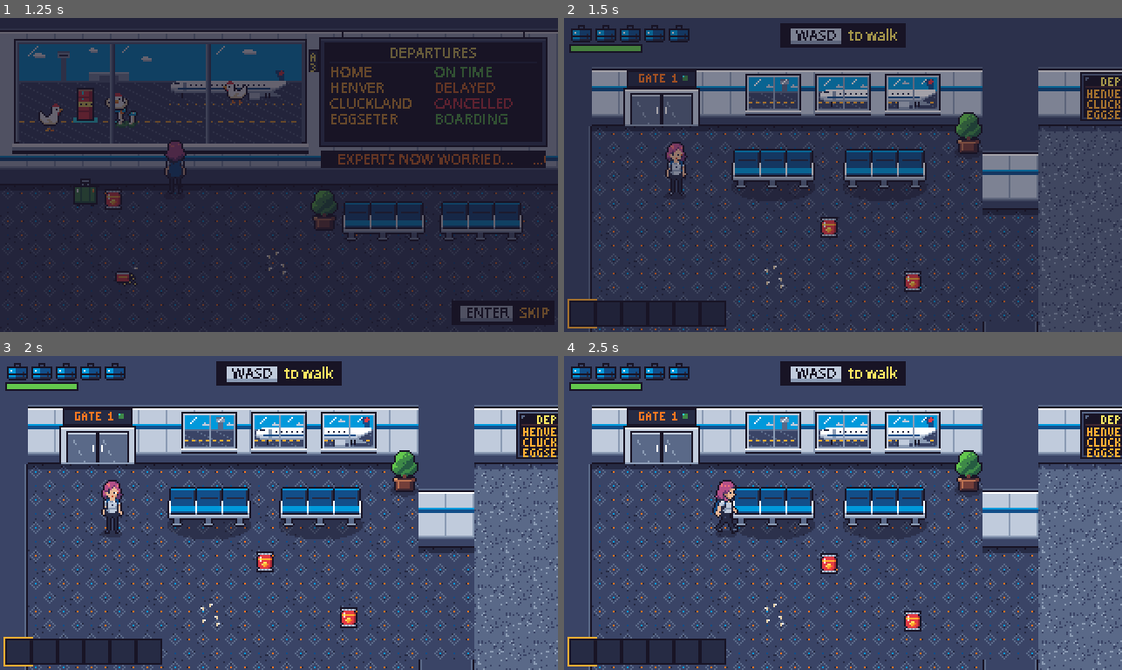
Above: before the commit, frames 1-4 (two rows, left to right).
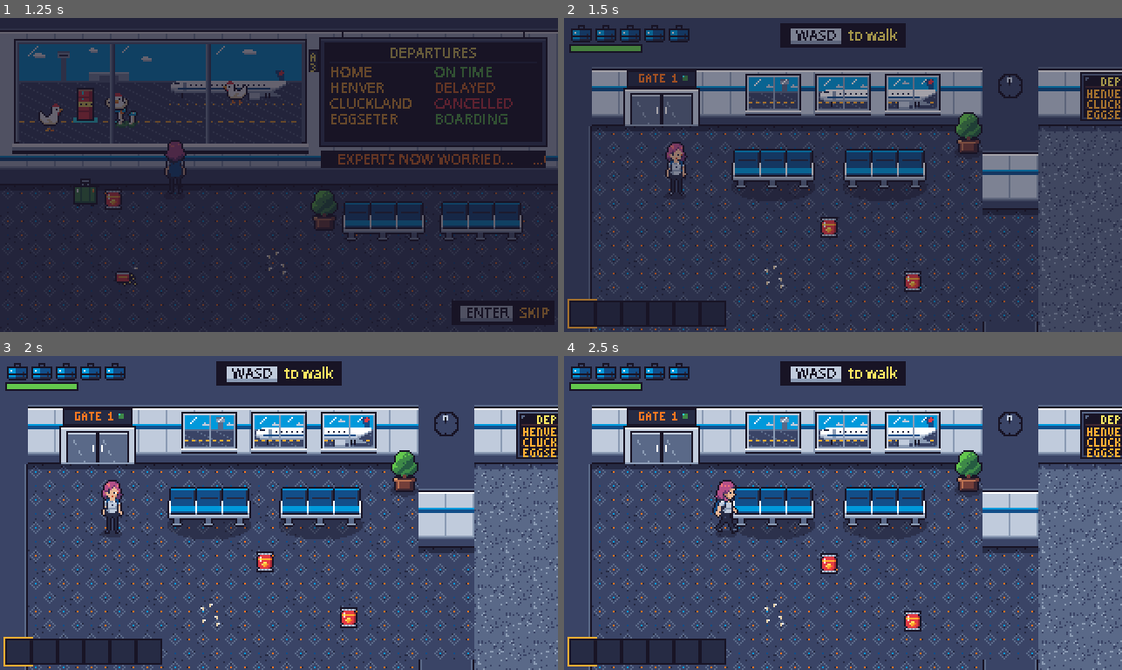
Above: after the commit, the same moments.

Repository: mvdmakesthings/PlanePoultryPanic
Game: Godot game, scene res://scenes/ui/main_menu.tscn
The game is run twice, just before and just after one commit, with the same random seed, the same clock (stepped at 60 frames per second) and the same inputs.
Inputs (mouse positions are in pixels of both pictures, inside the frame that each line leads up to):
- Up to frame 1 (1.25 s): tap Enter (ui_accept) at 0.5, 0.77, 1.07 s; move the mouse to (401, 159) at 0.52 s; hold D (move_right) from 0.53 s (still down); hold G (drop_item) from 0.53 s (still down); click (401, 159) at 0.67 s
- Up to frame 2 (1.5 s): release D (move_right) at 1.25 s; release G (drop_item) at 1.25 s; drag from (731, 190) to (815, 237) at 1.27 s
- Up to frame 3 (2 s): no input
- Up to frame 4 (2.5 s): move the mouse to (898, 443) at 2.02 s; hold D (move_right) from 2.03 s (still down); hold F (interact) from 2.03 s (still down)

Frame 1 is identical in both runs. In frame 2, 0.1% of the frame differs, in the area x 77-83%, y 17-26%; in frame 3, 0.1%; in frame 4, 0.1%.

Commit message:
Add airport dressing: 7 new prop sprites, scenes, and populated levels
New sheets via tools/sprites pipeline: luggage_scale, flight_kiosk,
wall_clock, notice_board, sign_gantry, gate_totem, atm.
New StaticBody2D prop scenes (nav-blocking) for luggage_scale,
flight_kiosk, gate_totem, atm; wall decor (clock, notice board, gantry)
placed as inline sprites. All 5 levels get more seats, plants, bins
and stanchions plus the new dressing, placed against their MAP grids.

Diff:
--- a/game/scenes/levels/level_01_arrivals.tscn
+++ b/game/scenes/levels/level_01_arrivals.tscn
@@ -28,6 +28,14 @@
 [ext_resource type="PackedScene" path="res://scenes/objects/secret_stash.tscn" id="s5_secret"]
 [ext_resource type="PackedScene" path="res://scenes/objects/fuel_drum.tscn" id="s6_secret"]
 [ext_resource type="Texture2D" path="res://assets/sprites/posters.png" id="s7_secret"]
+[ext_resource type="PackedScene" path="res://scenes/objects/luggage_scale.tscn" id="90_scale"]
+[ext_resource type="PackedScene" path="res://scenes/objects/flight_kiosk.tscn" id="91_kiosk"]
+[ext_resource type="PackedScene" path="res://scenes/objects/gate_totem.tscn" id="92_totem"]
+[ext_resource type="PackedScene" path="res://scenes/objects/atm.tscn" id="93_atm"]
+[ext_resource type="PackedScene" path="res://scenes/objects/trash_bin.tscn" id="97_bin"]
+[ext_resource type="Texture2D" path="res://assets/sprites/wall_clock.png" id="98_clock"]
+[ext_resource type="Texture2D" path="res://assets/sprites/notice_board.png" id="99_board"]
+[ext_resource type="Texture2D" path="res://assets/sprites/sign_gantry.png" id="9a_gantry"]
 
 [node name="Level01Arrivals" type="Node2D"]
 script = ExtResource("1_level")
@@ -371,6 +379,37 @@
 [node name="CheckpointStaffRoom" parent="Entities" instance=ExtResource("20_checkpoint")]
 position = Vector2(132, 462)
 id = "staff_room"
+
+[node name="FlightKioskHall" parent="Entities" instance=ExtResource("91_kiosk")]
+position = Vector2(300, 264)
+
+[node name="FlightKioskGate" parent="Entities" instance=ExtResource("91_kiosk")]
+position = Vector2(756, 190)
+
+[node name="CurrencyAtm" parent="Entities" instance=ExtResource("93_atm")]
+position = Vector2(896, 310)
+
+[node name="BaggageScale" parent="Entities" instance=ExtResource("90_scale")]
+position = Vector2(600, 440)
+
+[node name="GateTotemArrivals" parent="Entities" instance=ExtResource("92_totem")]
+position = Vector2(544, 262)
+frame = 0
+
+[node name="ArrivalsSeatsA" parent="Entities" instance=ExtResource("18_seating")]
+position = Vector2(752, 96)
+
+[node name="ArrivalsSeatsB" parent="Entities" instance=ExtResource("18_seating")]
+position = Vector2(800, 96)
+
+[node name="GatePlants" parent="Entities" instance=ExtResource("9_plant")]
+position = Vector2(880, 190)
+
+[node name="BaggageBin" parent="Entities" instance=ExtResource("97_bin")]
+position = Vector2(836, 262)
+
+[node name="ClaimsBin" parent="Entities" instance=ExtResource("97_bin")]
+position = Vector2(676, 262)
 
 [node name="UI" type="CanvasLayer" parent="."]
 
@@ -404,3 +443,34 @@
 centered = false
 hframes = 4
 frame = 0
+
+[node name="ArrivalsClock" type="Sprite2D" parent="WallDecor"]
+position = Vector2(248, 33)
+texture = ExtResource("98_clock")
+centered = false
+hframes = 4
+
+[node name="ClaimsClock" type="Sprite2D" parent="WallDecor"]
+position = Vector2(688, 196)
+texture = ExtResource("98_clock")
+centered = false
+hframes = 4
+
+[node name="StaffNoticeBoard" type="Sprite2D" parent="WallDecor"]
+position = Vector2(176, 448)
+texture = ExtResource("99_board")
+centered = false
+hframes = 2
+
+[node name="SecurityNoticeBoard" type="Sprite2D" parent="WallDecor"]
+position = Vector2(656, 226)
+texture = ExtResource("99_board")
+centered = false
+hframes = 2
+
+[node name="SecurityGantry" type="Sprite2D" parent="WallDecor"]
+position = Vector2(588, 200)
+texture = ExtResource("9a_gantry")
+centered = false
+hframes = 3
+frame = 1
--- a/game/scenes/levels/level_02_security.tscn
+++ b/game/scenes/levels/level_02_security.tscn
@@ -33,6 +33,14 @@
 [ext_resource type="PackedScene" path="res://scenes/objects/secret_door.tscn" id="s3_secret"]
 [ext_resource type="PackedScene" path="res://scenes/objects/secret_stash.tscn" id="s4_secret"]
 [ext_resource type="Texture2D" path="res://assets/sprites/posters.png" id="s5_secret"]
+[ext_resource type="PackedScene" path="res://scenes/objects/luggage_scale.tscn" id="90_scale"]
+[ext_resource type="PackedScene" path="res://scenes/objects/flight_kiosk.tscn" id="91_kiosk"]
+[ext_resource type="PackedScene" path="res://scenes/objects/gate_totem.tscn" id="92_totem"]
+[ext_resource type="PackedScene" path="res://scenes/objects/atm.tscn" id="93_atm"]
+[ext_resource type="PackedScene" path="res://scenes/objects/trash_bin.tscn" id="97_bin"]
+[ext_resource type="Texture2D" path="res://assets/sprites/wall_clock.png" id="98_clock"]
+[ext_resource type="Texture2D" path="res://assets/sprites/notice_board.png" id="99_board"]
+[ext_resource type="Texture2D" path="res://assets/sprites/sign_gantry.png" id="9a_gantry"]
 
 [node name="Level02Security" type="Node2D"]
 script = ExtResource("1_r")
@@ -437,6 +445,40 @@
 [node name="CheckpointCorridor" parent="Entities" instance=ExtResource("26_r")]
 position = Vector2(830, 140)
 id = "corridor"
+
+[node name="ScreeningKiosk" parent="Entities" instance=ExtResource("91_kiosk")]
+position = Vector2(190, 94)
+
+[node name="HallKiosk" parent="Entities" instance=ExtResource("91_kiosk")]
+position = Vector2(700, 382)
+
+[node name="HallAtm" parent="Entities" instance=ExtResource("93_atm")]
+position = Vector2(1000, 320)
+
+[node name="ScreeningTotem" parent="Entities" instance=ExtResource("92_totem")]
+position = Vector2(468, 190)
+frame = 0
+
+[node name="PlazaScale" parent="Entities" instance=ExtResource("90_scale")]
+position = Vector2(700, 590)
+
+[node name="HallPlantA" parent="Entities" instance=ExtResource("25_r")]
+position = Vector2(348, 340)
+
+[node name="HallPlantB" parent="Entities" instance=ExtResource("25_r")]
+position = Vector2(652, 340)
+
+[node name="QueueBinA" parent="Entities" instance=ExtResource("97_bin")]
+position = Vector2(50, 454)
+
+[node name="QueueBinB" parent="Entities" instance=ExtResource("97_bin")]
+position = Vector2(958, 466)
+
+[node name="PlazaSeatsA" parent="Entities" instance=ExtResource("22_r")]
+position = Vector2(240, 560)
+
+[node name="PlazaSeatsB" parent="Entities" instance=ExtResource("22_r")]
+position = Vector2(288, 560)
 
 [node name="UI" type="CanvasLayer" parent="."]
 
@@ -466,3 +508,34 @@
 centered = false
 hframes = 4
 frame = 2
+
+[node name="ScreeningClock" type="Sprite2D" parent="WallDecor"]
+position = Vector2(240, 33)
+texture = ExtResource("98_clock")
+centered = false
+hframes = 4
+
+[node name="QueueClock" type="Sprite2D" parent="WallDecor"]
+position = Vector2(160, 400)
+texture = ExtResource("98_clock")
+centered = false
+hframes = 4
+
+[node name="ScreeningNotice" type="Sprite2D" parent="WallDecor"]
+position = Vector2(120, 226)
+texture = ExtResource("99_board")
+centered = false
+hframes = 2
+
+[node name="ExitNotice" type="Sprite2D" parent="WallDecor"]
+position = Vector2(760, 226)
+texture = ExtResource("99_board")
+centered = false
+hframes = 2
+
+[node name="ScreeningGantry" type="Sprite2D" parent="WallDecor"]
+position = Vector2(332, 200)
+texture = ExtResource("9a_gantry")
+centered = false
+hframes = 3
+frame = 1
--- a/game/scenes/levels/level_03_food_court.tscn
+++ b/game/scenes/levels/level_03_food_court.tscn
@@ -35,6 +35,14 @@
 [ext_resource type="Texture2D" path="res://assets/sprites/tiles_freezer.png" id="s7_secret"]
 [ext_resource type="PackedScene" path="res://scenes/objects/freezer_shelf.tscn" id="s8_secret"]
 [ext_resource type="Texture2D" path="res://assets/sprites/freezer_decor.png" id="s9_secret"]
+[ext_resource type="PackedScene" path="res://scenes/objects/luggage_scale.tscn" id="90_scale"]
+[ext_resource type="PackedScene" path="res://scenes/objects/flight_kiosk.tscn" id="91_kiosk"]
+[ext_resource type="PackedScene" path="res://scenes/objects/gate_totem.tscn" id="92_totem"]
+[ext_resource type="PackedScene" path="res://scenes/objects/atm.tscn" id="93_atm"]
+[ext_resource type="PackedScene" path="res://scenes/objects/seating.tscn" id="95_seat"]
+[ext_resource type="Texture2D" path="res://assets/sprites/wall_clock.png" id="98_clock"]
+[ext_resource type="Texture2D" path="res://assets/sprites/notice_board.png" id="99_board"]
+[ext_resource type="Texture2D" path="res://assets/sprites/sign_gantry.png" id="9a_gantry"]
 
 [node name="Level03FoodCourt" type="Node2D"]
 script = ExtResource("1_r")
@@ -529,6 +537,46 @@
 [node name="CheckpointPlaza" parent="Entities" instance=ExtResource("23_r")]
 position = Vector2(512, 340)
 id = "plaza"
+
+[node name="CourtKioskA" parent="Entities" instance=ExtResource("91_kiosk")]
+position = Vector2(156, 206)
+
+[node name="CourtKioskB" parent="Entities" instance=ExtResource("91_kiosk")]
+position = Vector2(788, 206)
+
+[node name="CourtAtm" parent="Entities" instance=ExtResource("93_atm")]
+position = Vector2(1000, 420)
+
+[node name="CourtScale" parent="Entities" instance=ExtResource("90_scale")]
+position = Vector2(1000, 340)
+
+[node name="GatesTotem" parent="Entities" instance=ExtResource("92_totem")]
+position = Vector2(480, 126)
+frame = 0
+
+[node name="CourtBinA" parent="Entities" instance=ExtResource("20_r")]
+position = Vector2(452, 564)
+
+[node name="CourtBinB" parent="Entities" instance=ExtResource("20_r")]
+position = Vector2(548, 564)
+
+[node name="CourtPlantA" parent="Entities" instance=ExtResource("22_r")]
+position = Vector2(92, 206)
+
+[node name="CourtPlantB" parent="Entities" instance=ExtResource("22_r")]
+position = Vector2(560, 590)
+
+[node name="CourtSeatsA" parent="Entities" instance=ExtResource("95_seat")]
+position = Vector2(296, 588)
+
+[node name="CourtSeatsB" parent="Entities" instance=ExtResource("95_seat")]
+position = Vector2(344, 588)
+
+[node name="CourtSeatsC" parent="Entities" instance=ExtResource("95_seat")]
+position = Vector2(700, 588)
+
+[node name="CourtSeatsD" parent="Entities" instance=ExtResource("95_seat")]
+position = Vector2(748, 588)
 
 [node name="UI" type="CanvasLayer" parent="."]
 
@@ -575,3 +623,41 @@
 centered = false
 hframes = 4
 frame = 1
+
+[node name="CourtClockA" type="Sprite2D" parent="WallDecor"]
+position = Vector2(456, 33)
+texture = ExtResource("98_clock")
+centered = false
+hframes = 4
+
+[node name="CourtClockB" type="Sprite2D" parent="WallDecor"]
+position = Vector2(1008, 288)
+texture = ExtResource("98_clock")
+centered = false
+hframes = 4
+
+[node name="CourtNoticeA" type="Sprite2D" parent="WallDecor"]
+position = Vector2(160, 240)
+texture = ExtResource("99_board")
+centered = false
+hframes = 2
+
+[node name="CourtNoticeB" type="Sprite2D" parent="WallDecor"]
+position = Vector2(848, 240)
+texture = ExtResource("99_board")
+centered = false
+hframes = 2
+
+[node name="GatesGantry" type="Sprite2D" parent="WallDecor"]
+position = Vector2(472, 64)
+texture = ExtResource("9a_gantry")
+centered = false
+hframes = 3
+frame = 0
+
+[node name="SecurityGantry" type="Sprite2D" parent="WallDecor"]
+position = Vector2(96, 240)
+texture = ExtResource("9a_gantry")
+centered = false
+hframes = 3
+frame = 1
--- a/game/scenes/levels/level_04_gates.tscn
+++ b/game/scenes/levels/level_04_gates.tscn
@@ -36,6 +36,14 @@
 [ext_resource type="Texture2D" path="res://assets/sprites/suitcase_fragile.png" id="s6_secret"]
 [ext_resource type="PackedScene" path="res://scenes/objects/captain_chicken.tscn" id="s7_secret"]
 [ext_resource type="Texture2D" path="res://assets/sprites/departure_board_gates_b.png" id="s8_secret"]
+[ext_resource type="PackedScene" path="res://scenes/objects/flight_kiosk.tscn" id="91_kiosk"]
+[ext_resource type="PackedScene" path="res://scenes/objects/gate_totem.tscn" id="92_totem"]
+[ext_resource type="PackedScene" path="res://scenes/objects/atm.tscn" id="93_atm"]
+[ext_resource type="PackedScene" path="res://scenes/objects/stanchion.tscn" id="96_stan"]
+[ext_resource type="PackedScene" path="res://scenes/objects/trash_bin.tscn" id="97_bin"]
+[ext_resource type="Texture2D" path="res://assets/sprites/wall_clock.png" id="98_clock"]
+[ext_resource type="Texture2D" path="res://assets/sprites/notice_board.png" id="99_board"]
+[ext_resource type="Texture2D" path="res://assets/sprites/sign_gantry.png" id="9a_gantry"]
 
 [node name="Level04Gates" type="Node2D"]
 script = ExtResource("1_r")
@@ -662,6 +670,84 @@
 [node name="CheckpointC" parent="Entities" instance=ExtResource("26_r")]
 position = Vector2(1672, 236)
 id = "gate_c"
+
+[node name="AtmA" parent="Entities" instance=ExtResource("93_atm")]
+position = Vector2(120, 414)
+
+[node name="TotemA" parent="Entities" instance=ExtResource("92_totem")]
+position = Vector2(240, 414)
+frame = 0
+
+[node name="KioskA" parent="Entities" instance=ExtResource("91_kiosk")]
+position = Vector2(340, 414)
+
+[node name="BinA" parent="Entities" instance=ExtResource("97_bin")]
+position = Vector2(420, 414)
+
+[node name="PlantA" parent="Entities" instance=ExtResource("25_r")]
+position = Vector2(60, 414)
+
+[node name="QueueA1" parent="Entities" instance=ExtResource("96_stan")]
+position = Vector2(204, 164)
+
+[node name="QueueA2" parent="Entities" instance=ExtResource("96_stan")]
+position = Vector2(252, 164)
+
+[node name="QueueA3" parent="Entities" instance=ExtResource("96_stan")]
+position = Vector2(300, 164)
+
+[node name="QueueA4" parent="Entities" instance=ExtResource("96_stan")]
+position = Vector2(348, 164)
+
+[node name="KioskB" parent="Entities" instance=ExtResource("91_kiosk")]
+position = Vector2(840, 414)
+
+[node name="TotemB" parent="Entities" instance=ExtResource("92_totem")]
+position = Vector2(960, 414)
+frame = 1
+
+[node name="AtmB" parent="Entities" instance=ExtResource("93_atm")]
+position = Vector2(1080, 414)
+
+[node name="BinB" parent="Entities" instance=ExtResource("97_bin")]
+position = Vector2(1180, 414)
+
+[node name="QueueB1" parent="Entities" instance=ExtResource("96_stan")]
+position = Vector2(908, 164)
+
+[node name="QueueB2" parent="Entities" instance=ExtResource("96_stan")]
+position = Vector2(956, 164)
+
+[node name="QueueB3" parent="Entities" instance=ExtResource("96_stan")]
+position = Vector2(1004, 164)
+
+[node name="QueueB4" parent="Entities" instance=ExtResource("96_stan")]
+position = Vector2(1052, 164)
+
+[node name="KioskC" parent="Entities" instance=ExtResource("91_kiosk")]
+position = Vector2(1620, 414)
+
+[node name="TotemC" parent="Entities" instance=ExtResource("92_totem")]
+position = Vector2(1740, 414)
+frame = 2
+
+[node name="AtmC" parent="Entities" instance=ExtResource("93_atm")]
+position = Vector2(1860, 414)
+
+[node name="BinC" parent="Entities" instance=ExtResource("97_bin")]
+position = Vector2(1930, 414)
+
+[node name="QueueC1" parent="Entities" instance=ExtResource("96_stan")]
+position = Vector2(1684, 164)
+
+[node name="QueueC2" parent="Entities" instance=ExtResource("96_stan")]
+position = Vector2(1732, 164)
+
+[node name="QueueC3" parent="Entities" instance=ExtResource("96_stan")]
+position = Vector2(1780, 164)
+
+[node name="QueueC4" parent="Entities" instance=ExtResource("96_stan")]
+position = Vector2(1828, 164)
 
 [node name="UI" type="CanvasLayer" parent="."]
 
@@ -687,3 +773,41 @@
 
 [node name="CaptainChicken" parent="Entities" instance=ExtResource("s7_secret")]
 position = Vector2(1846, 104)
+
+[node name="GateClockA" type="Sprite2D" parent="WallDecor"]
+position = Vector2(600, 320)
+texture = ExtResource("98_clock")
+centered = false
+hframes = 4
+
+[node name="GateClockB" type="Sprite2D" parent="WallDecor"]
+position = Vector2(1200, 320)
+texture = ExtResource("98_clock")
+centered = false
+hframes = 4
+
+[node name="GateNoticeA" type="Sprite2D" parent="WallDecor"]
+position = Vector2(700, 320)
+texture = ExtResource("99_board")
+centered = false
+hframes = 2
+
+[node name="GateNoticeB" type="Sprite2D" parent="WallDecor"]
+position = Vector2(1300, 320)
+texture = ExtResource("99_board")
+centered = false
+hframes = 2
+
+[node name="WalkwayGantry" type="Sprite2D" parent="WallDecor"]
+position = Vector2(876, 320)
+texture = ExtResource("9a_gantry")
+centered = false
+hframes = 3
+frame = 1
+
+[node name="FinalGantry" type="Sprite2D" parent="WallDecor"]
+position = Vector2(1868, 64)
+texture = ExtResource("9a_gantry")
+centered = false
+hframes = 3
+frame = 0
--- a/game/scenes/levels/level_05_final_gate.tscn
+++ b/game/scenes/levels/level_05_final_gate.tscn
@@ -27,6 +27,14 @@
 [ext_resource type="Texture2D" path="res://assets/sprites/captain_hat.png" id="s3_secret"]
 [ext_resource type="PackedScene" path="res://scenes/objects/pilot_cap.tscn" id="s4_secret"]
 [ext_resource type="PackedScene" path="res://scenes/objects/secret_door.tscn" id="s5_secret"]
+[ext_resource type="PackedScene" path="res://scenes/objects/luggage_scale.tscn" id="90_scale"]
+[ext_resource type="PackedScene" path="res://scenes/objects/flight_kiosk.tscn" id="91_kiosk"]
+[ext_resource type="PackedScene" path="res://scenes/objects/gate_totem.tscn" id="92_totem"]
+[ext_resource type="PackedScene" path="res://scenes/objects/atm.tscn" id="93_atm"]
+[ext_resource type="PackedScene" path="res://scenes/objects/trash_bin.tscn" id="97_bin"]
+[ext_resource type="Texture2D" path="res://assets/sprites/wall_clock.png" id="98_clock"]
+[ext_resource type="Texture2D" path="res://assets/sprites/notice_board.png" id="99_board"]
+[ext_resource type="Texture2D" path="res://assets/sprites/sign_gantry.png" id="9a_gantry"]
 
 [node name="Level05FinalGate" type="Node2D"]
 script = ExtResource("1_r")
@@ -383,6 +391,37 @@
 id = "escape"
 automatic = false
 
+[node name="FinalTotem" parent="Entities" instance=ExtResource("92_totem")]
+position = Vector2(300, 160)
+frame = 1
+
+[node name="ArenaKiosk" parent="Entities" instance=ExtResource("91_kiosk")]
+position = Vector2(720, 396)
+
+[node name="LoungeKiosk" parent="Entities" instance=ExtResource("91_kiosk")]
+position = Vector2(36, 100)
+
+[node name="ArenaAtm" parent="Entities" instance=ExtResource("93_atm")]
+position = Vector2(966, 200)
+
+[node name="ArenaScale" parent="Entities" instance=ExtResource("90_scale")]
+position = Vector2(452, 396)
+
+[node name="ArenaBin" parent="Entities" instance=ExtResource("97_bin")]
+position = Vector2(966, 340)
+
+[node name="LoungeBin" parent="Entities" instance=ExtResource("97_bin")]
+position = Vector2(20, 140)
+
+[node name="LoungeSeatC" parent="Entities" instance=ExtResource("16_r")]
+position = Vector2(40, 196)
+
+[node name="LoungeSeatD" parent="Entities" instance=ExtResource("16_r")]
+position = Vector2(40, 340)
+
+[node name="LoungePlantC" parent="Entities" instance=ExtResource("19_r")]
+position = Vector2(24, 380)
+
 [node name="UI" type="CanvasLayer" parent="."]
 
 [node name="HUD" parent="UI" instance=ExtResource("21_r")]
@@ -396,3 +435,34 @@
 grow_vertical = 2
 mouse_filter = 2
 script = ExtResource("22_r")
+
+[node name="ArenaClock" type="Sprite2D" parent="WallDecor"]
+position = Vector2(820, 33)
+texture = ExtResource("98_clock")
+centered = false
+hframes = 4
+
+[node name="LoungeClock" type="Sprite2D" parent="WallDecor"]
+position = Vector2(1008, 180)
+texture = ExtResource("98_clock")
+centered = false
+hframes = 4
+
+[node name="LoungeNotice" type="Sprite2D" parent="WallDecor"]
+position = Vector2(240, 33)
+texture = ExtResource("99_board")
+centered = false
+hframes = 2
+
+[node name="ArenaNotice" type="Sprite2D" parent="WallDecor"]
+position = Vector2(660, 33)
+texture = ExtResource("99_board")
+centered = false
+hframes = 2
+
+[node name="BoardingGantry" type="Sprite2D" parent="WallDecor"]
+position = Vector2(884, 64)
+texture = ExtResource("9a_gantry")
+centered = false
+hframes = 3
+frame = 0
--- /dev/null
+++ b/game/scenes/objects/atm.tscn
@@ -0,0 +1,25 @@
+[gd_scene load_steps=4 format=3]
+
+[ext_resource type="Script" path="res://scripts/objects/floor_prop.gd" id="1_prop"]
+[ext_resource type="Script" path="res://scripts/objects/flipbook_sprite.gd" id="2_flip"]
+[ext_resource type="Texture2D" path="res://assets/sprites/atm.png" id="3_texture"]
+
+[sub_resource type="RectangleShape2D" id="RectangleShape2D_base"]
+size = Vector2(16, 5)
+
+[node name="Atm" type="StaticBody2D" groups=["nav_obstacles"]]
+collision_layer = 1
+collision_mask = 0
+script = ExtResource("1_prop")
+shadow_radius = 10.0
+
+[node name="Sprite2D" type="Sprite2D" parent="."]
+texture = ExtResource("3_texture")
+offset = Vector2(0, -14)
+hframes = 2
+script = ExtResource("2_flip")
+fps = 1.2
+
+[node name="CollisionShape2D" type="CollisionShape2D" parent="."]
+position = Vector2(0, -2)
+shape = SubResource("RectangleShape2D_base")
--- /dev/null
+++ b/game/scenes/objects/flight_kiosk.tscn
@@ -0,0 +1,25 @@
+[gd_scene load_steps=4 format=3]
+
+[ext_resource type="Script" path="res://scripts/objects/floor_prop.gd" id="1_prop"]
+[ext_resource type="Script" path="res://scripts/objects/flipbook_sprite.gd" id="2_flip"]
+[ext_resource type="Texture2D" path="res://assets/sprites/flight_kiosk.png" id="3_texture"]
+
+[sub_resource type="RectangleShape2D" id="RectangleShape2D_base"]
+size = Vector2(16, 6)
+
+[node name="FlightKiosk" type="StaticBody2D" groups=["nav_obstacles"]]
+collision_layer = 1
+collision_mask = 0
+script = ExtResource("1_prop")
+shadow_radius = 10.0
+
+[node name="Sprite2D" type="Sprite2D" parent="."]
+texture = ExtResource("3_texture")
+offset = Vector2(0, -18)
+hframes = 2
+script = ExtResource("2_flip")
+fps = 0.8
+
+[node name="CollisionShape2D" type="CollisionShape2D" parent="."]
+position = Vector2(0, -3)
+shape = SubResource("RectangleShape2D_base")
--- /dev/null
+++ b/game/scenes/objects/gate_totem.tscn
@@ -0,0 +1,22 @@
+[gd_scene load_steps=4 format=3]
+
+[ext_resource type="Script" path="res://scripts/objects/floor_prop.gd" id="1_prop"]
+[ext_resource type="Texture2D" path="res://assets/sprites/gate_totem.png" id="2_texture"]
+
+[sub_resource type="RectangleShape2D" id="RectangleShape2D_base"]
+size = Vector2(10, 4)
+
+[node name="GateTotem" type="StaticBody2D" groups=["nav_obstacles"]]
+collision_layer = 1
+collision_mask = 0
+script = ExtResource("1_prop")
+shadow_radius = 7.0
+
+[node name="Sprite2D" type="Sprite2D" parent="."]
+texture = ExtResource("2_texture")
+offset = Vector2(0, -16)
+hframes = 4
+
+[node name="CollisionShape2D" type="CollisionShape2D" parent="."]
+position = Vector2(0, -2)
+shape = SubResource("RectangleShape2D_base")
--- /dev/null
+++ b/game/scenes/objects/luggage_scale.tscn
@@ -0,0 +1,25 @@
+[gd_scene load_steps=4 format=3]
+
+[ext_resource type="Script" path="res://scripts/objects/floor_prop.gd" id="1_prop"]
+[ext_resource type="Script" path="res://scripts/objects/flipbook_sprite.gd" id="2_flip"]
+[ext_resource type="Texture2D" path="res://assets/sprites/luggage_scale.png" id="3_texture"]
+
+[sub_resource type="RectangleShape2D" id="RectangleShape2D_base"]
+size = Vector2(12, 4)
+
+[node name="LuggageScale" type="StaticBody2D" groups=["nav_obstacles"]]
+collision_layer = 1
+collision_mask = 0
+script = ExtResource("1_prop")
+shadow_radius = 8.0
+
+[node name="Sprite2D" type="Sprite2D" parent="."]
+texture = ExtResource("3_texture")
+offset = Vector2(0, -12)
+hframes = 2
+script = ExtResource("2_flip")
+fps = 1.6
+
+[node name="CollisionShape2D" type="CollisionShape2D" parent="."]
+position = Vector2(0, -2)
+shape = SubResource("RectangleShape2D_base")
Binary file added: game/assets/sprites/atm.png
Not shown, added: game/assets/sprites/atm.png.import
Binary file added: game/assets/sprites/flight_kiosk.png
Not shown, added: game/assets/sprites/flight_kiosk.png.import
Binary file added: game/assets/sprites/gate_totem.png
Not shown, added: game/assets/sprites/gate_totem.png.import
Binary file added: game/assets/sprites/luggage_scale.png
Not shown, added: game/assets/sprites/luggage_scale.png.import
Binary file added: game/assets/sprites/notice_board.png
Not shown, added: game/assets/sprites/notice_board.png.import
Binary file added: game/assets/sprites/sign_gantry.png
Not shown, added: game/assets/sprites/sign_gantry.png.import
(and 2 more such lines)
